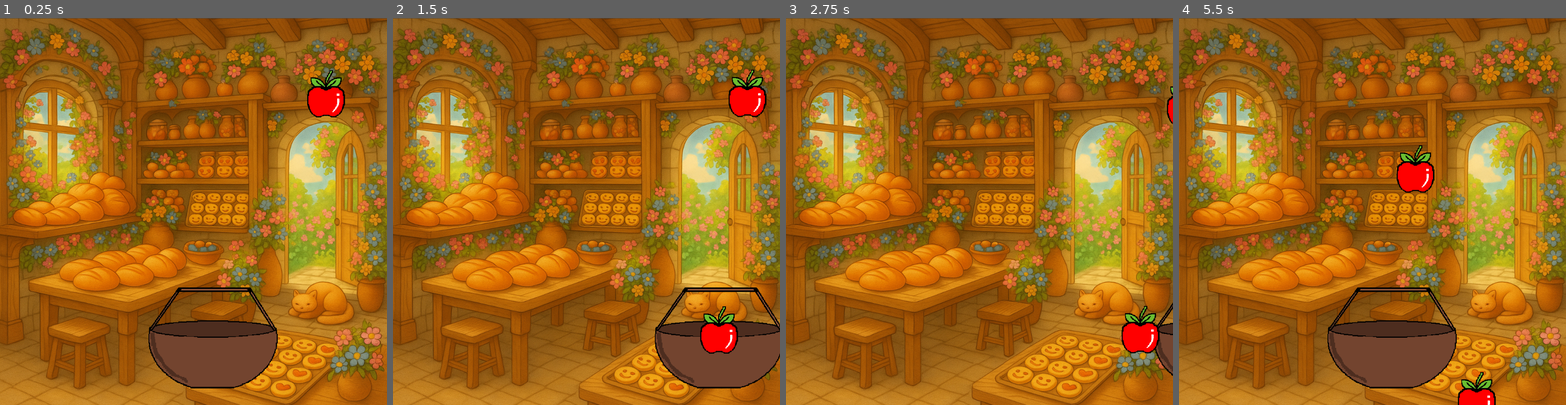
Above: before the commit, frames 1-4 (left to right).
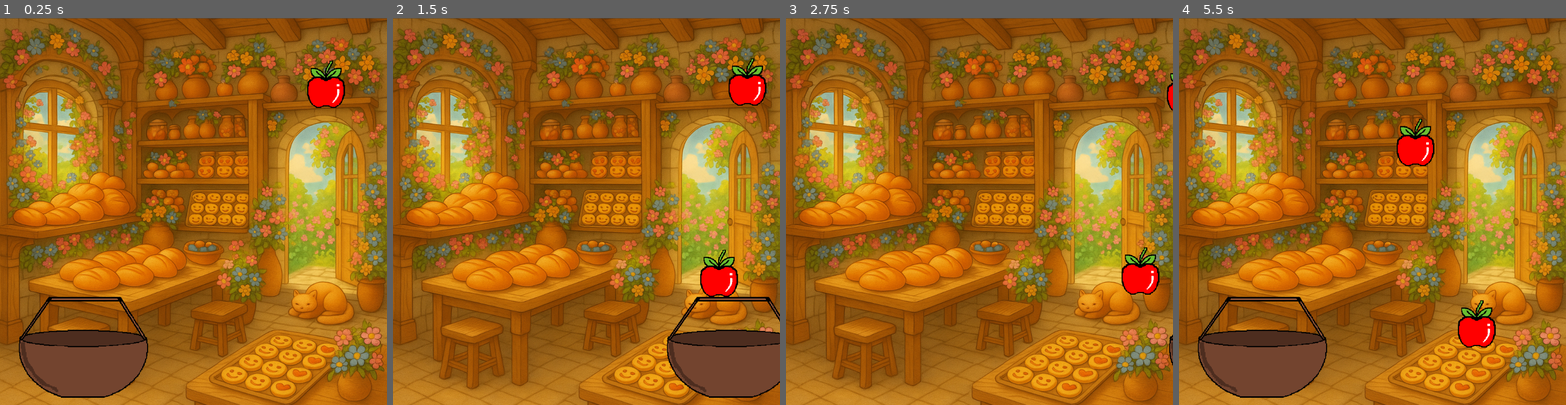
Above: after the commit, the same moments.

Repository: paper7grid/Catch-N-Crunch
Game: Godot game, scene res://Scenes/game.tscn
Two runs of this game, one before a commit and one after it. Both use one fixed random seed, a clock stepped at 60 frames per second and the inputs below.
Inputs:
- Up to frame 1 (0.25 s): no input
- Up to frame 2 (1.5 s): tap Enter at 0.5 s; hold Right (ui_right) 0.53-1.28 s; tap Alt at 0.6 s; hold Down from 1.28 s (still down); tap Shift at 1.35 s
- Up to frame 3 (2.75 s): release Down at 2.03 s; hold Right (ui_right) from 2.03 s (still down); tap Alt at 2.1 s
- Up to frame 4 (5.5 s): release Right (ui_right) at 2.78 s; hold Up 2.78-3.53 s; tap Shift at 2.85, 4.35 s; hold Left (ui_left) 3.53-5.03 s; tap Alt at 3.6, 5.1 s; hold Down from 5.03 s (still down)

The runs differ from the first frame. In frame 1, 12% of the frame differs, in the area x 4-90%, y 11-99%; in frame 2, 5.7%; in frame 3, 2.4%; in frame 4, 14%, in the area x 4-82%, y 26-100%.

Commit message:
Added the main game script+apple+basket

Diff:
--- a/catch_n_crunch/Scenes/apple.gd
+++ b/catch_n_crunch/Scenes/apple.gd
@@ -1,6 +1,7 @@
+
 extends Area2D
 
-@export var fall_speed = 500
+@export var fall_speed = 400
 
 signal caught
 
@@ -10,8 +11,3 @@
 	# If apple goes off-screen → free it
 	if position.y > get_viewport_rect().size.y + 20:
 		queue_free()
-
-func _on_body_entered(body: Node2D) -> void:
-	if body.name == "basket":
-		emit_signal("caught")
-		queue_free()
--- a/catch_n_crunch/Scenes/apple.tscn
+++ b/catch_n_crunch/Scenes/apple.tscn
@@ -19,4 +19,5 @@
 position = Vector2(65.75, 84)
 shape = SubResource("RectangleShape2D_ir1en")
 
+[connection signal="area_entered" from="." to="." method="_on_area_entered"]
 [connection signal="body_entered" from="." to="." method="_on_body_entered"]
--- a/catch_n_crunch/Scenes/basket.gd
+++ b/catch_n_crunch/Scenes/basket.gd
@@ -1,5 +1,5 @@
 extends CharacterBody2D
-@export var speed: float = 400.0
+@export var speed: float = 900.0
 func _physics_process(delta):
 	var direction = 0
 
@@ -11,3 +11,6 @@
 	move_and_slide()
 	var screen_width = get_viewport().get_visible_rect().size.x
 	position.x = clamp(position.x, 30, screen_width - 30)
+func _on_basket_area_entered(area: Area2D) -> void:
+	if area.is_in_group("apple"):
+		area.emit_signal("caught", area)
--- a/catch_n_crunch/Scenes/basket.tscn
+++ b/catch_n_crunch/Scenes/basket.tscn
@@ -6,15 +6,15 @@
 [sub_resource type="RectangleShape2D" id="RectangleShape2D_6x3n3"]
 size = Vector2(324, 152)
 
-[node name="Basket" type="CharacterBody2D"]
+[node name="Basket" type="CharacterBody2D" groups=["apple"]]
 script = ExtResource("1_n26is")
 
 [node name="Sprite2D" type="Sprite2D" parent="."]
 texture_filter = 1
-position = Vector2(551, 847)
+position = Vector2(208, 859)
 scale = Vector2(1.44954, 1.36883)
 texture = ExtResource("2_0ksvv")
 
 [node name="CollisionShape2D" type="CollisionShape2D" parent="."]
-position = Vector2(535, 894)
+position = Vector2(186, 894)
 shape = SubResource("RectangleShape2D_6x3n3")
--- a/catch_n_crunch/Scenes/game.gd
+++ b/catch_n_crunch/Scenes/game.gd
@@ -1,15 +1,27 @@
 extends Node
+var caught_count: int = 0
 @export var apple_scene: PackedScene
+var score: int = 0
+var score_label: Label
+
 # Called when the node enters the scene tree for the first time.
 func _ready() -> void:
 	$appletimer.timeout.connect(spawn_apple)
+	score_label = $Score
 
 func spawn_apple():
 	var apple = apple_scene.instantiate()
 	add_child(apple)
 
+
 	var screen_width = get_viewport().size.x
 	apple.position = Vector2(randi() % screen_width, -20)
-	apple.caught.connect(apple_caught)
-func apple_caught():
-	print("Caught!")  # later change to score++
+#func apple_caught():
+	#print("Caught!")  # can add score++
+
+func apple_caught(apple: Node2D) -> void:
+	score += 1
+	update_score()
+
+func update_score():
+	score_label.text = "Score: " + str(score)
--- a/catch_n_crunch/Scenes/game.tscn
+++ b/catch_n_crunch/Scenes/game.tscn
@@ -14,7 +14,8 @@
 position = Vector2(512, 513)
 texture = ExtResource("1_ebmjs")
 
-[node name="Basket" parent="." instance=ExtResource("2_wrm1d")]
+[node name="Basket" parent="." groups=["basket"] instance=ExtResource("2_wrm1d")]
+position = Vector2(-337, 13)
 
 [node name="apple" parent="." instance=ExtResource("3_3dryh")]
 position = Vector2(796, 6)
@@ -22,3 +23,7 @@
 [node name="appletimer" type="Timer" parent="."]
 wait_time = 1.2
 autostart = true
+
+[node name="Score" type="Label" parent="."]
+offset_right = 40.0
+offset_bottom = 23.0
